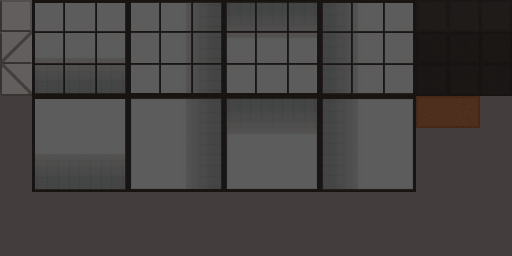
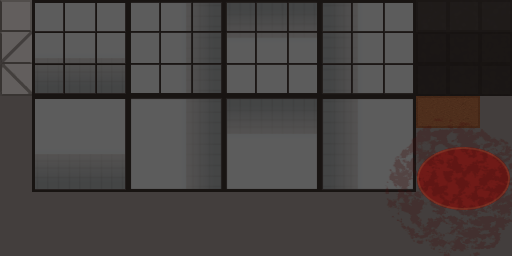
Layer changes from the first 512px x 256px image to the second:
added group "carpet" with 3 layers above "wooden-floor" over (x1=385, y1=118, x2=512, y2=256)
added layer "red-carpet-border" (10%) in group "carpet" over (x1=417, y1=147, x2=510, y2=210)
added layer "red-carpet-texture" (darken, 31%) in group "carpet" over (x1=385, y1=118, x2=512, y2=256)
added layer "red-carpet" in group "carpet" over (x1=417, y1=147, x2=510, y2=210)
